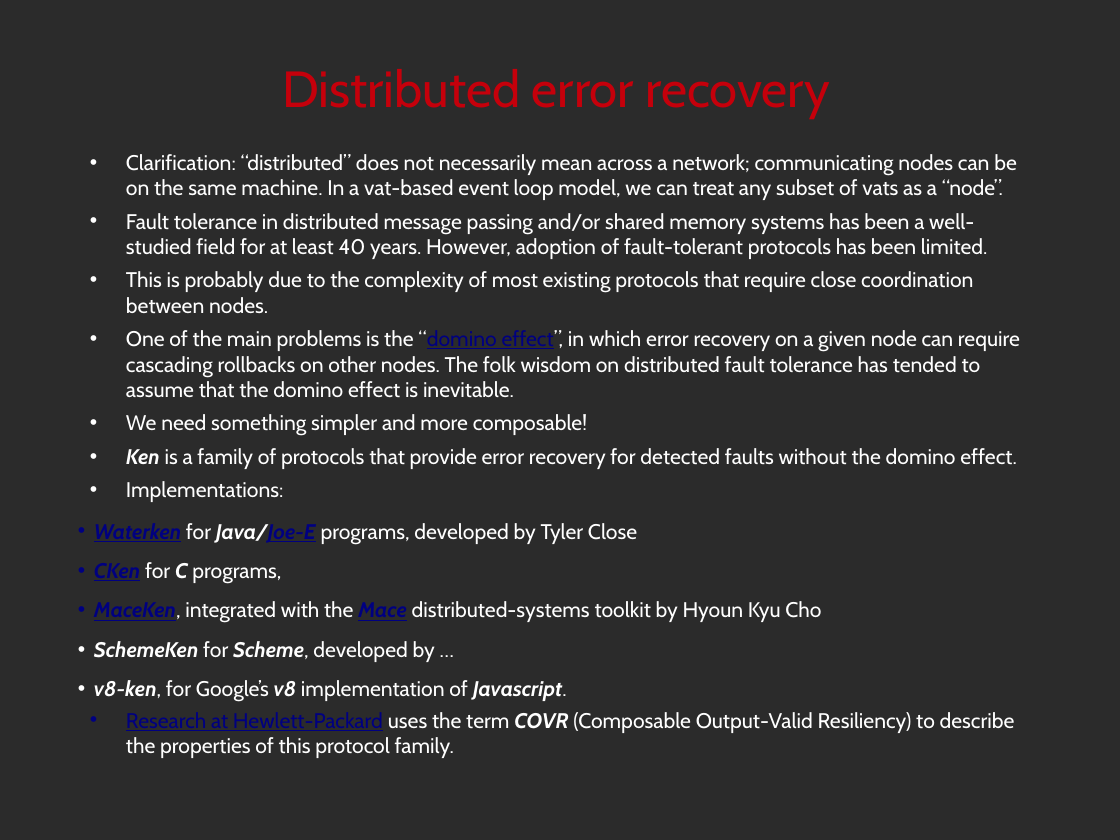
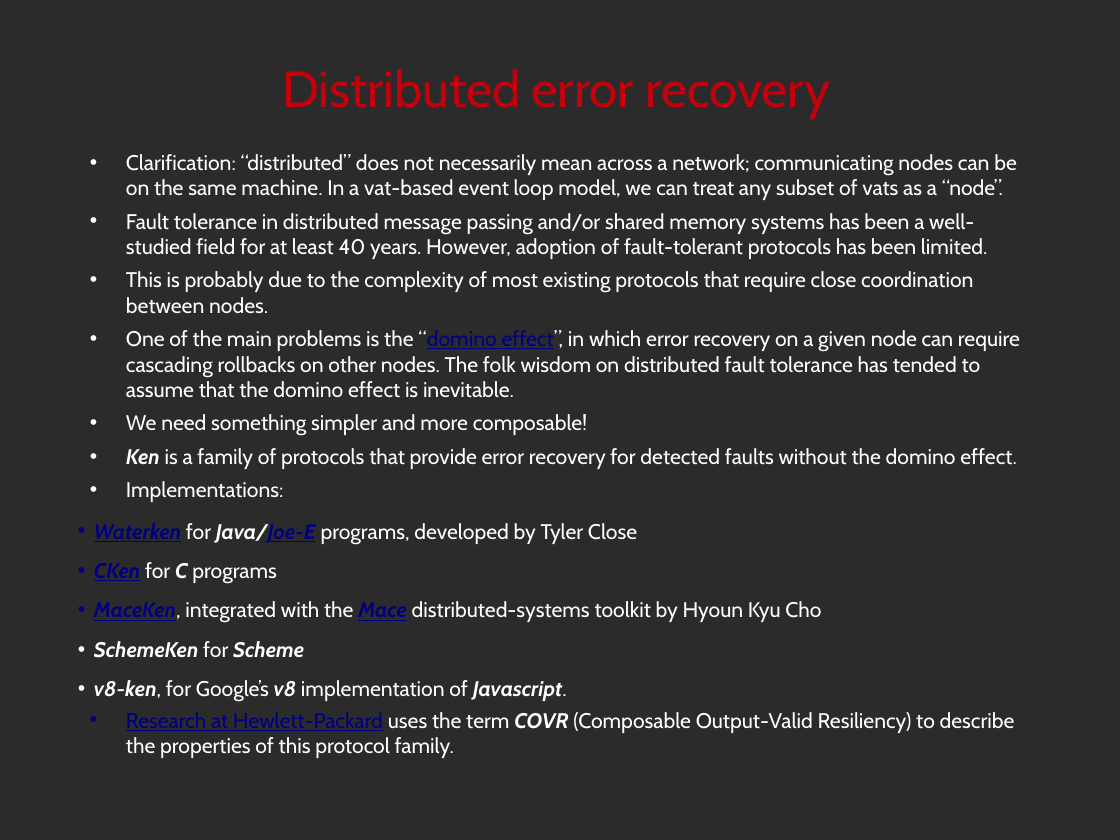
Before and after one commit to noether-lang/noether, a slide deck: slide 35 of doc/presentations/StrangeLoop2014/handling.odp (slide 34 before the commit). Drawn at 1120x840 pixels with LibreOffice and Linux fonts; fonts in the diff are those of the drawing; background and template pictures are left out; a plain dark background stands for a picture behind light text. Boxes give left, top, right and bottom in pixels: in the first picture for what was removed or moved away, otherwise in the second. Text is boxed around its words. In the diff, an @@ line names an element or a change of style, - is before the commit and + after.

```diff
--- a/doc/presentations/StrangeLoop2014/handling.odp
+++ b/doc/presentations/StrangeLoop2014/handling.odp
@@ text at <box>145,562,277,584</box>: text changed @@
-  • CKen for C programs,
+  • CKen for C programs
@@ text at <box>94,641,304,658</box>: text changed; bold on; italic on @@
-  • SchemeKen for Scheme, developed by …
+  • SchemeKen for Scheme
```
Also in this commit, not shown: 11 other slides changed, 3 slides added, 2 slides removed, 13 other files.
